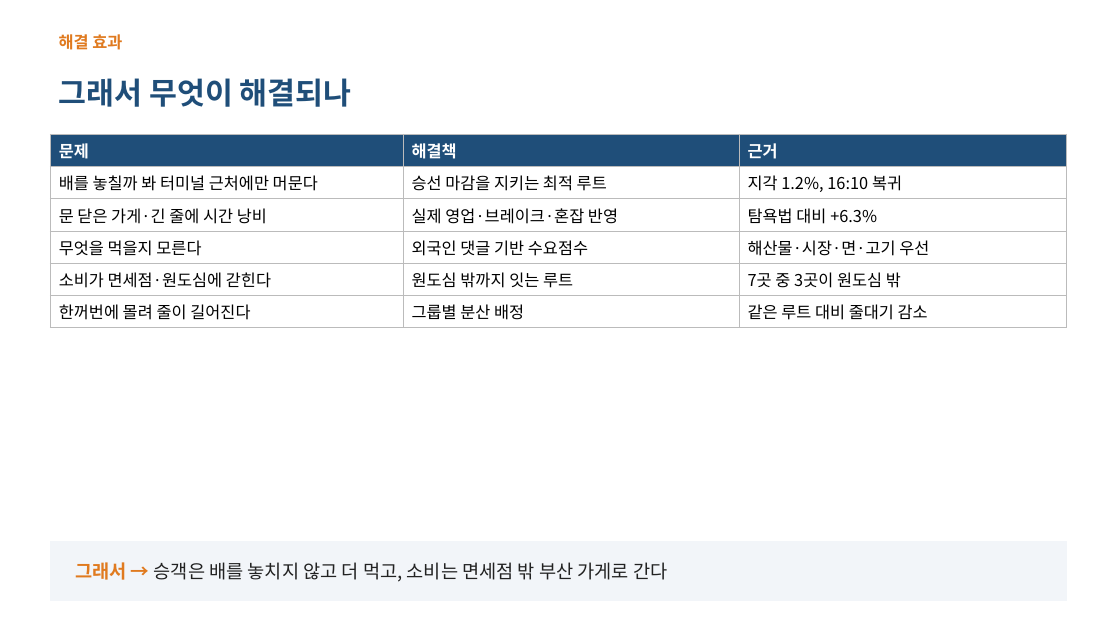
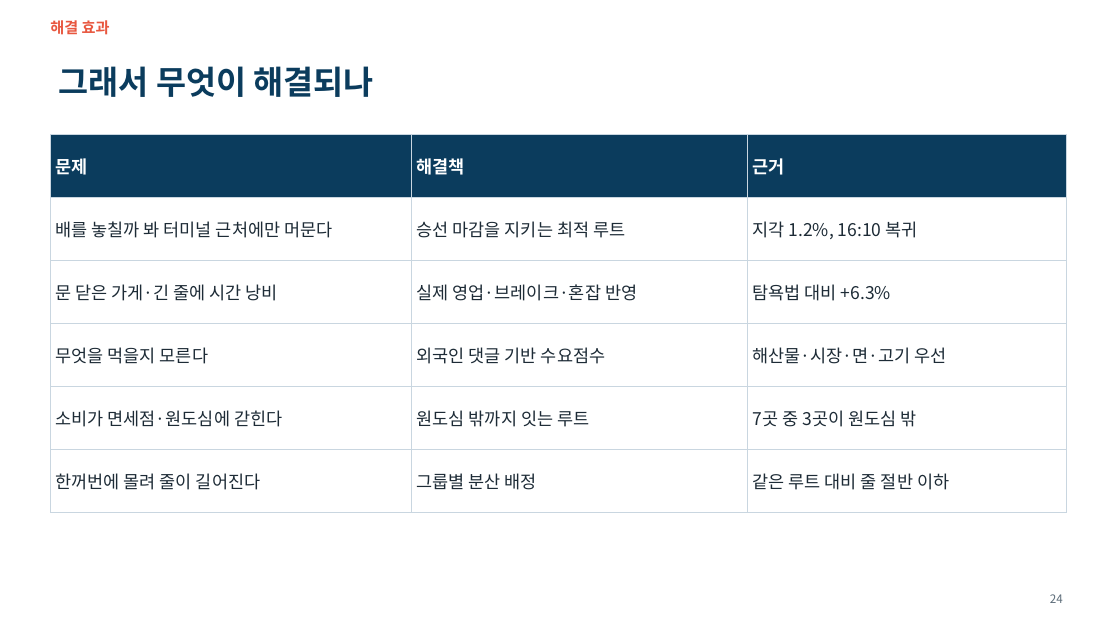
Before and after one commit to ddayoung03/busan-cruise-unpassing, a slide deck: slide 24 of 05_문서/3주차_발표자료.pptx (slide 19 before the commit). Drawn at 1120x630 pixels with LibreOffice and Linux fonts; fonts in the diff are those of the drawing. Boxes give left, top, right and bottom in pixels: in the first picture for what was removed or moved away, otherwise in the second. Text is boxed around its words. In the diff, an @@ line names an element or a change of style, - is before the commit and + after.

```diff
--- a/05_문서/3주차_발표자료.pptx
+++ b/05_문서/3주차_발표자료.pptx
@@ text "해결 효과": place and size @@
-text "해결 효과" at bbox=[59, 34, 122, 50]
+text "해결 효과" at bbox=[50, 20, 110, 35]
@@ text "해결 효과" at bbox=[50, 20, 110, 35]: size 14 to 13 pt, text colour #E07A1F to #E8573F; vertical alignment middle to top @@
@@ title "그래서 무엇이 해결되나": place and size @@
-title "그래서 무엇이 해결되나" at bbox=[59, 78, 352, 107]
+title "그래서 무엇이 해결되나" at bbox=[59, 66, 374, 97]
@@ title "그래서 무엇이 해결되나" at bbox=[59, 66, 374, 97]: size 26 to 28 pt, text colour #1F4E79 to #0B3C5D @@
@@ table at bbox=[50, 134, 1067, 494] @@
-row 6, column 3: 같은 루트 대비 줄대기 감소
+row 6, column 3: 같은 루트 대비 줄 절반 이하
@@ fill #1F4E79 to #0B3C5D in row 1 @@
@@ size 14 to 15 pt, text colour #000000 to #1D2B36 @@
@@ borders changed @@
@@ rectangle removed at bbox=[50, 542, 1067, 601] @@
@@ text removed at bbox=[75, 562, 667, 582] @@
-그래서 → 승객은 배를 놓치지 않고 더 먹고, 소비는 면세점 밖 부산 가게로 간다
@@ page number added at bbox=[1050, 594, 1063, 603], 10 pt, text #5B6B78 @@
+24
```
Also in this commit, not shown: 10 other slides changed, 15 slides added, 9 slides removed, 13 other files.
